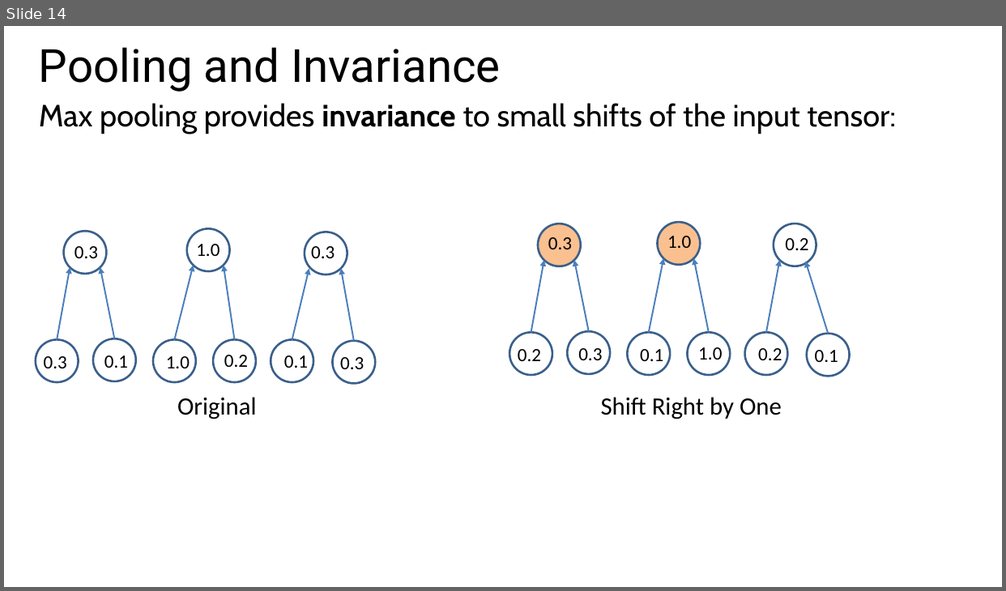
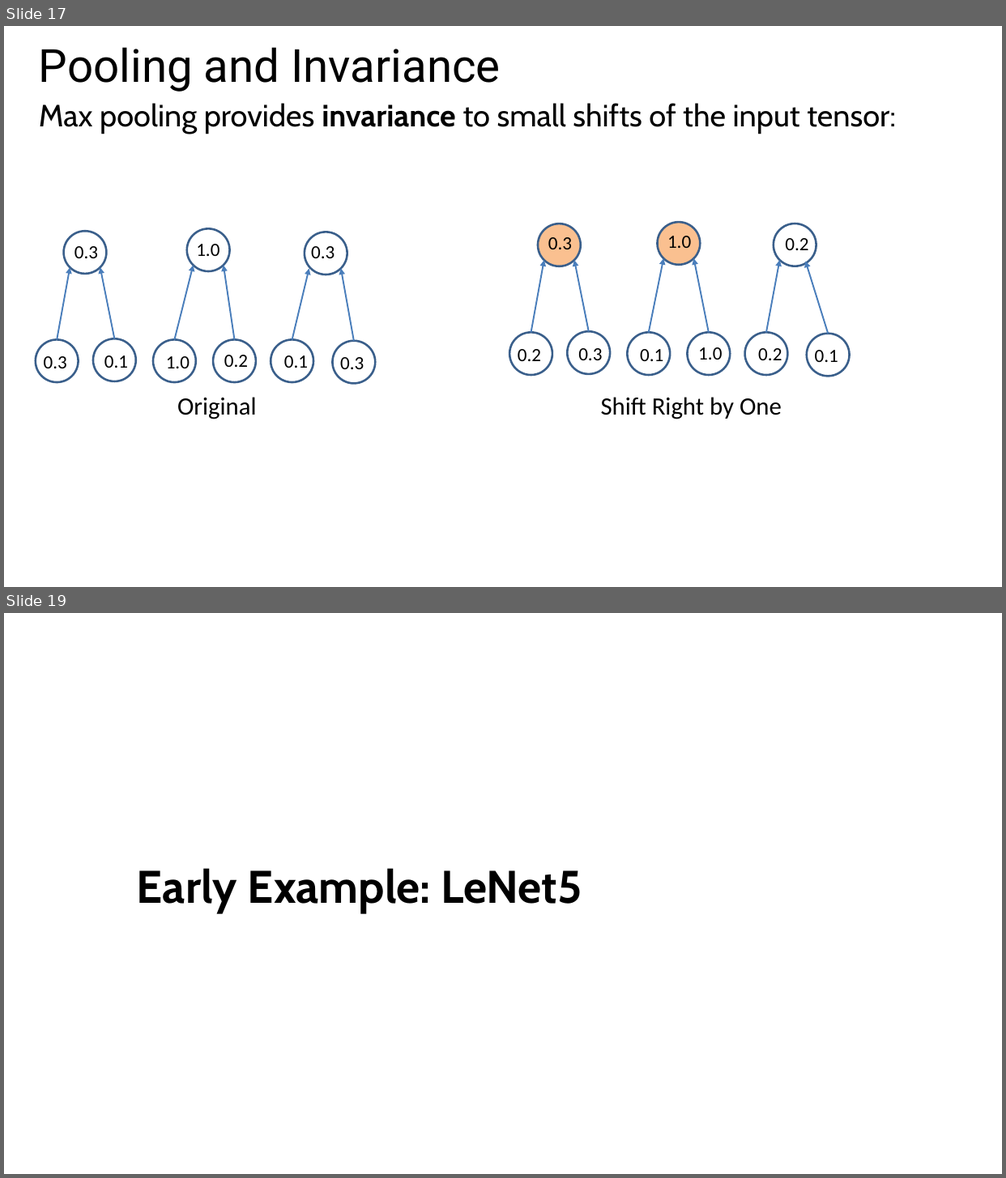
Before and after one commit to StephenElston/CSCI-E25, a slide deck: Slides/6_ConvolutionalNNs.pptx. Shown one above the other, each under a label of ours: slide 14 before the commit, slides 17 and 19 after it; the slides between them are not shown. The pictures are 1006x591 and 1006x1178 pixels, drawn with LibreOffice and Linux fonts; fonts in the diff are those of the drawing. Boxes give left, top, right and bottom in pixels: in the first picture for what was removed or moved away, otherwise in the second. Text is boxed around its words. In the diff, an @@ line names an element or a change of style, - is before the commit and + after.

```diff
--- a/Slides/6_ConvolutionalNNs.pptx
+++ b/Slides/6_ConvolutionalNNs.pptx
@@ slide 19 added at (4, 613, 1002, 1174), background #FFFFFF @@
@@ subtitle added at (137, 868, 582, 914), 44 pt, text #000000, bold @@
+Early Example: LeNet5
@@ what was slide 14 is now slide 17 @@
```
Also in this commit, not shown: 1 slide changed, 5 other slides added, 1 other file.
